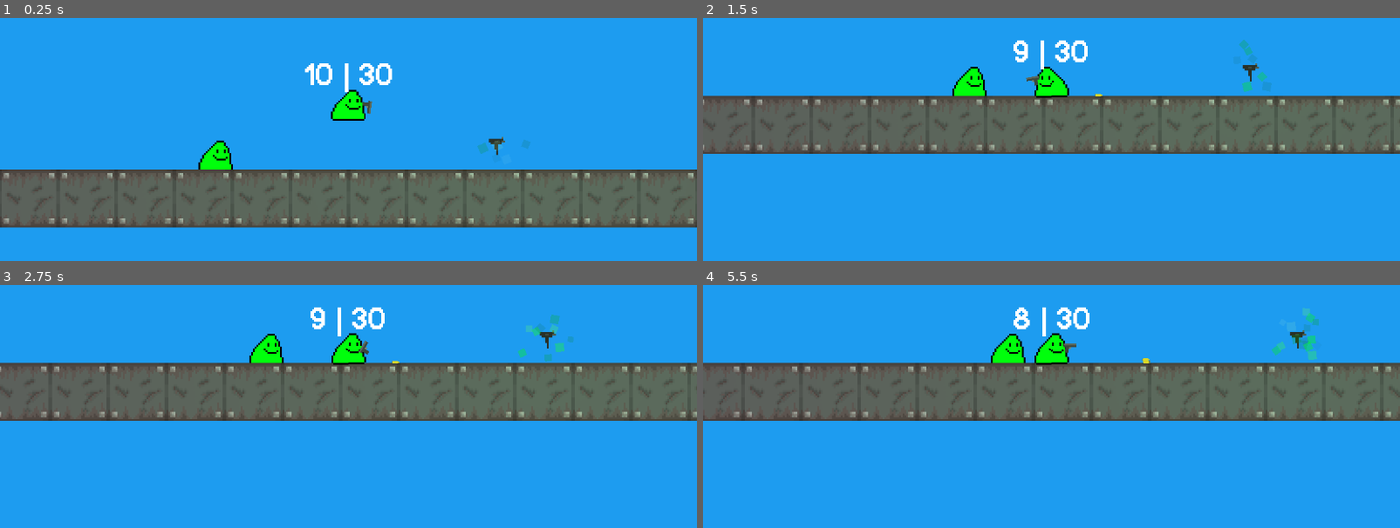
Above: before the commit, frames 1-4 (two rows, left to right).
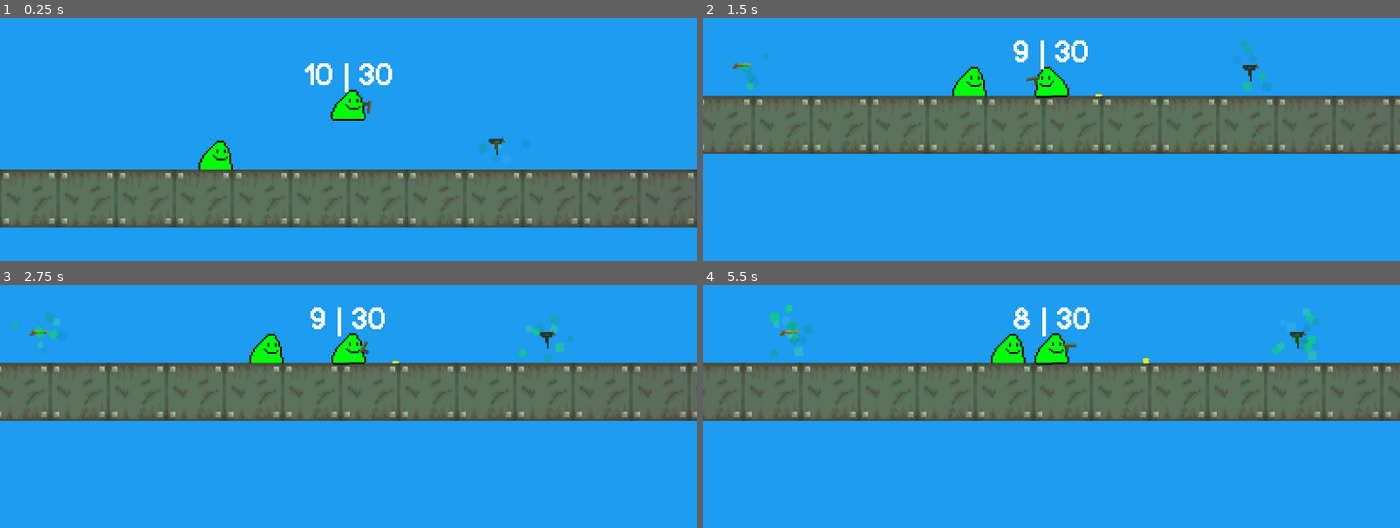
Above: after the commit, the same moments.

Repository: a0fefd/blobs-with-guns-remastered
Game: Godot game, scene res://scenes/levels/world.tscn
The game is run twice, just before and just after one commit, with the same random seed, the same clock (stepped at 60 frames per second) and the same inputs.
Inputs (mouse positions are in pixels of both pictures, inside the frame that each line leads up to):
- Up to frame 1 (0.25 s): no input
- Up to frame 2 (1.5 s): move the mouse to (1204, 61) at 0.52 s; press the mouse at (1204, 61) at 0.53 s; move the mouse to (912, 100) at 1.27 s; release the mouse at (912, 100) at 1.28 s; tap F (focus) at 1.35 s
- Up to frame 3 (2.75 s): move the mouse to (outside the picture) at 2.02 s; tap Mouse wheel up (next_gun) at 2.1 s
- Up to frame 4 (5.5 s): tap Enter at 2.75 s; move the mouse to (1016, 428) at 2.77 s; tap Mouse wheel down (prev_gun) at 2.85 s; move the mouse to (1260, 406) at 3.52 s; press the mouse at (1260, 406) at 3.53 s; move the mouse to (842, 289) at 4.27 s; release the mouse at (842, 289) at 4.28 s; tap F (focus) at 4.35 s; move the mouse to (1086, 348) at 5.02 s; tap Mouse wheel up (next_gun) at 5.1 s

The runs differ from the first frame. In frame 1, less than 0.1% of the frame differs, in the area x 0-18%, y 63-84%; in frame 2, 0.2%; in frame 3, 0.3%; in frame 4, 0.5%, in the area x 4-33%, y 7-54%.

Commit message:
Add shotgun

Diff:
--- /dev/null
+++ b/scenes/guns/shotgun.tscn
@@ -0,0 +1,28 @@
+[gd_scene load_steps=4 format=3 uid="uid://xo8do6b5yrsq"]
+
+[ext_resource type="PackedScene" uid="uid://n1eghj4te88a" path="res://scenes/guns/gun.tscn" id="1_5qgpt"]
+[ext_resource type="PackedScene" uid="uid://bcafow280u8mk" path="res://scenes/guns/shotgun_shell.tscn" id="2_2b0vc"]
+[ext_resource type="PackedScene" uid="uid://dhs8khwsd82es" path="res://scenes/guns/shotgun_bullet.tscn" id="3_55dmh"]
+
+[node name="Shotgun" instance=ExtResource("1_5qgpt")]
+recoil = 400
+shell_spin = 0.5
+inaccuracy = 1
+mag_size = 4
+ammo = 12
+eject_force = Vector2(0, -8000)
+rounds_per_second = 4.0
+shotgun = true
+num_bullets = 11
+shotgun_spread = 30.0
+shell = ExtResource("2_2b0vc")
+bullet = ExtResource("3_55dmh")
+
+[node name="Sprite2D" parent="." index="0"]
+frame = 3
+
+[node name="BarrelEnd" parent="Sprite2D" index="0"]
+position = Vector2(6, -1)
+
+[node name="ShellPos" parent="Sprite2D" index="1"]
+position = Vector2(-1, -2)
--- /dev/null
+++ b/scenes/guns/shotgun_bullet.tscn
@@ -0,0 +1,10 @@
+[gd_scene load_steps=2 format=3 uid="uid://dhs8khwsd82es"]
+
+[ext_resource type="PackedScene" uid="uid://c17xtf87860pg" path="res://scenes/guns/bullet.tscn" id="1_05eqa"]
+
+[node name="Bullet" instance=ExtResource("1_05eqa")]
+bullet_range = 200
+damage = 0.5
+
+[node name="Sprite2D" parent="." index="0"]
+frame = 4
--- /dev/null
+++ b/scenes/guns/shotgun_shell.tscn
@@ -0,0 +1,8 @@
+[gd_scene load_steps=2 format=3 uid="uid://bcafow280u8mk"]
+
+[ext_resource type="PackedScene" uid="uid://bcs26qe4dnlv0" path="res://scenes/guns/shell.tscn" id="1_nni3h"]
+
+[node name="Shell" instance=ExtResource("1_nni3h")]
+
+[node name="Sprite2D" parent="." index="0"]
+frame = 6
--- a/scenes/levels/world.tscn
+++ b/scenes/levels/world.tscn
@@ -6,6 +6,7 @@
 [ext_resource type="PackedScene" uid="uid://c8bdly6ykhkib" path="res://scenes/guns/uzi.tscn" id="4_7al0c"]
 [ext_resource type="PackedScene" uid="uid://ba5gc27qsv2e0" path="res://scenes/guns/pickup.tscn" id="4_aiybn"]
 [ext_resource type="Texture2D" uid="uid://galc2r4gpkdi" path="res://sprites/guns/guns.png" id="6_ngmah"]
+[ext_resource type="PackedScene" uid="uid://xo8do6b5yrsq" path="res://scenes/guns/shotgun.tscn" id="7_5qsv4"]
 
 [node name="World" type="Node2D"]
 
@@ -24,3 +25,9 @@
 item = ExtResource("4_7al0c")
 sprite_texture = ExtResource("6_ngmah")
 sprite_index = 2
+
+[node name="Pickup2" parent="." instance=ExtResource("4_aiybn")]
+position = Vector2(-198, 48)
+item = ExtResource("7_5qsv4")
+sprite_texture = ExtResource("6_ngmah")
+sprite_index = 3
--- a/scripts/gun.gd
+++ b/scripts/gun.gd
@@ -21,7 +21,7 @@
 var world
 var can_shoot := true
 var reloading := false
-var ammo_in_mag := mag_size
+var ammo_in_mag: int
 var facing: Vector2
 var equipped := false
 
@@ -34,6 +34,7 @@
 
 func _ready():
 	shoot_timer.wait_time = 1 / rounds_per_second
+	ammo_in_mag = mag_size
 
 
 func _process(_delta):
Not shown: 1 places in scenes/levels/world.tscn that only renumber resources
